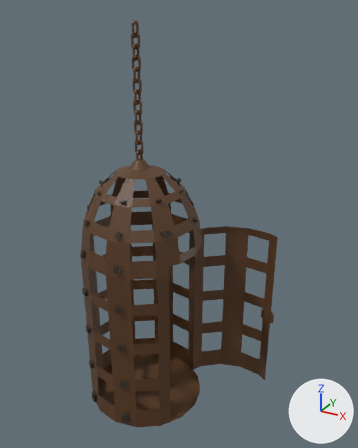
An edit to the glTF model assets/Art/Models/Cage.glb, drawn before and after from the same camera.
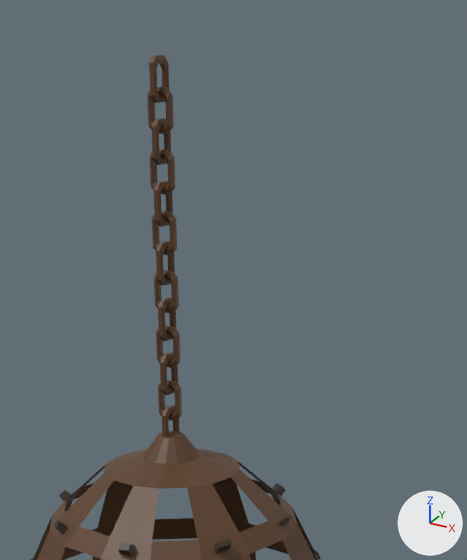
Each version is shown whole from a 50 mm camera at (6.97, -10.54, 11.46) aimed at (0.91, 0.5, 5.94), then close up on the part from 21% to 69% of the width and 0% to 46% of the height. Lighting does not change. The marker at lower right points along +X, +Y and +Z. The older version's two pictures come first. Where no turn or scale is listed for an object, it has been applied to the vertices.

Names of what the first close-up shows: 'Cage.001', 'Chain.001', 'Rivet.001'.
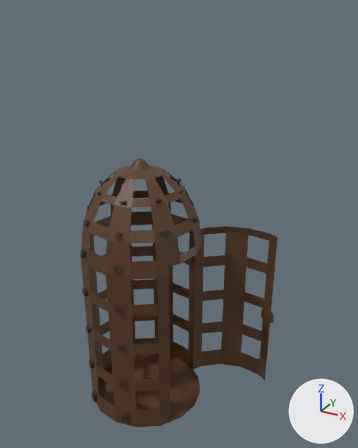
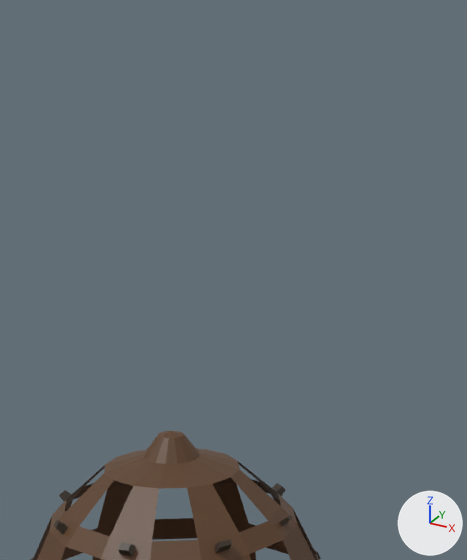
The edits, one by one:
Object 'Chain.001' (ob_chain_001) is deleted.

Pixel boxes [x1, y1, x2, y2] of what changed, in the close-ups (467 x 560 px):
'Chain.001', deleted (brown): before [147, 55, 182, 438]
